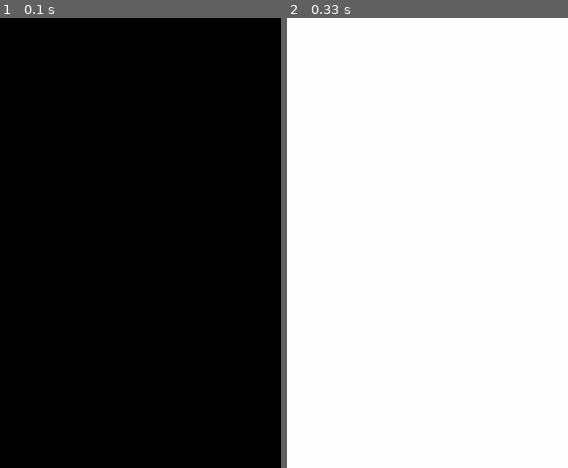
Above: before the commit, frames 1-2 (left to right).
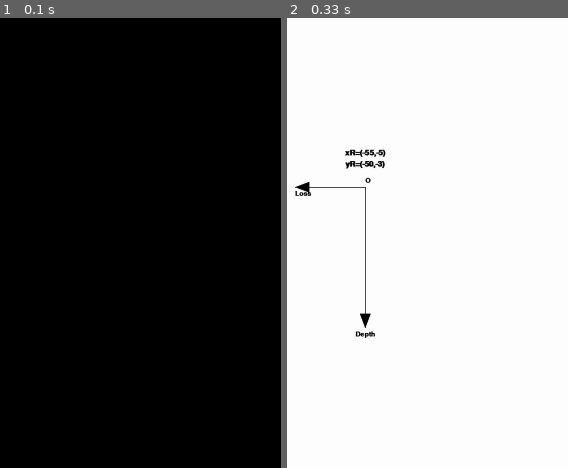
Above: after the commit, the same moments.

Repository: Archanciel/Pygame_2d_Cartesian_coordinates_system
Game: pygame game, started from draw_cartesian_axes.py
Two runs of this game, one before a commit and one after it. Both use one fixed random seed, a clock stepped at 60 frames per second and the inputs below.
Inputs:
- Up to frame 1 (0.1 s): no input
- Up to frame 2 (0.33 s): no input
The pictures show only the part of the screen within x 49-99%, y 32-82%; the shares and areas given below are measured in that part.

Frame 1 is identical in both runs. In frame 2, 0.8% of the frame differs, in the area x 2-36%, y 29-72%.

Commit message:
using constants.py + additional axes systems

Diff:
--- a/draw_cartesian_axes.py
+++ b/draw_cartesian_axes.py
@@ -3,19 +3,7 @@
 import os
 import time
 from pygametwodcartesiancoordsystem import PygameTwoDCartesianCoordSystem
-
-# define colors
-WHITE = (255, 255, 255)
-BLACK = (0, 0, 0)
-RED = (255, 0, 0)
-GREEN = (0, 255, 0)
-BLUE = (0, 0, 255)
-YELLOW = (255, 255, 0)
-CYAN = (2, 255, 255)
-MAGENTA = (255, 0, 255)
-ORANGE = (255, 165, 0)
-
-FPS = 10
+from constants import *
 
 def handleDoubleClick():
 	global timerDC
@@ -85,6 +73,9 @@
 	cartesianAxesLst.append(
 		PygameTwoDCartesianCoordSystem(screen=screen, origin=(550, 1300), xLength=200, yLength=400, xRange=(0, 55),
 									   yRange=(-50, -3), yLabel="Depth", titleLst=["xR=(0,55)","yR=(-50,-3)"]))
+	cartesianAxesLst.append(
+		PygameTwoDCartesianCoordSystem(screen=screen, origin=(1000, 1300), xLength=200, yLength=400, xRange=(-55, -5),
+									   yRange=(-50, -3), xLabel="Loss", yLabel="Depth", titleLst=["xR=(-55,-5)","yR=(-50,-3)"]))
 #origin, xLength, yLength, xRange, yRange, xLabel='X', yLabel='Y', color=BLACK, thickness=2, leftMargin=0, topMargin=0):
 else:
 	cartesianAxesLst.append(
@@ -105,6 +96,9 @@
 	cartesianAxesLst.append(
 		PygameTwoDCartesianCoordSystem(screen=screen, origin=(300, 555), xLength=200, yLength=200, xRange=(0, 55),
 									   yRange=(-50, -3), yLabel="Depth", titleLst=["xR=(0,55)","yR=(-50,-3)"]))
+	cartesianAxesLst.append(
+		PygameTwoDCartesianCoordSystem(screen=screen, origin=(720, 555), xLength=200, yLength=400, xRange=(-55, -5),
+									   yRange=(-50, -3), xLabel="Loss", yLabel="Depth", titleLst=["xR=(-55,-5)","yR=(-50,-3)"]))
 
 while running:
 	clock.tick(FPS)
